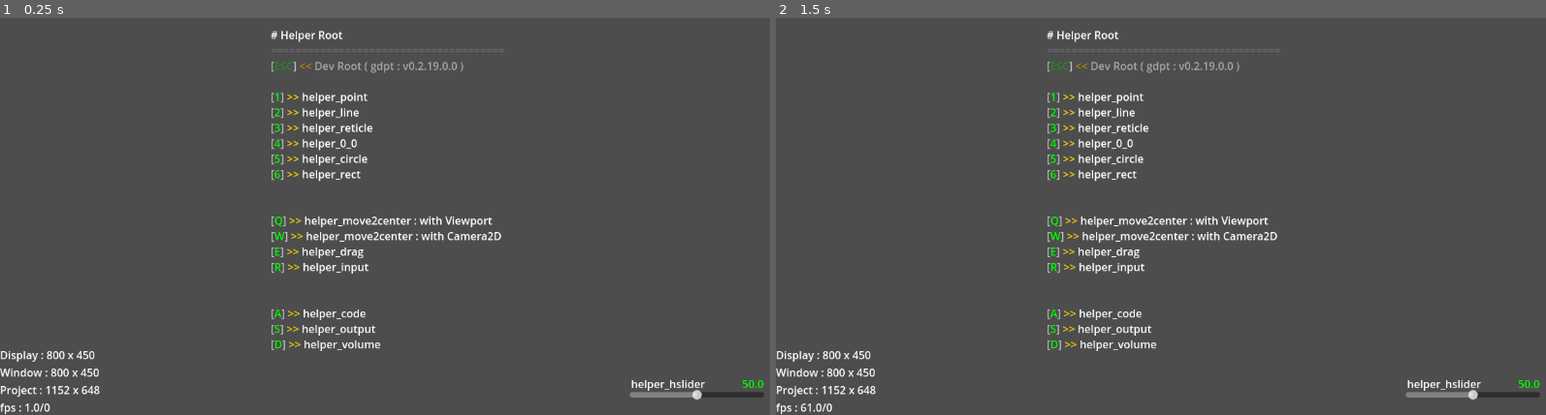
Above: before the commit, frames 1-2 (left to right).
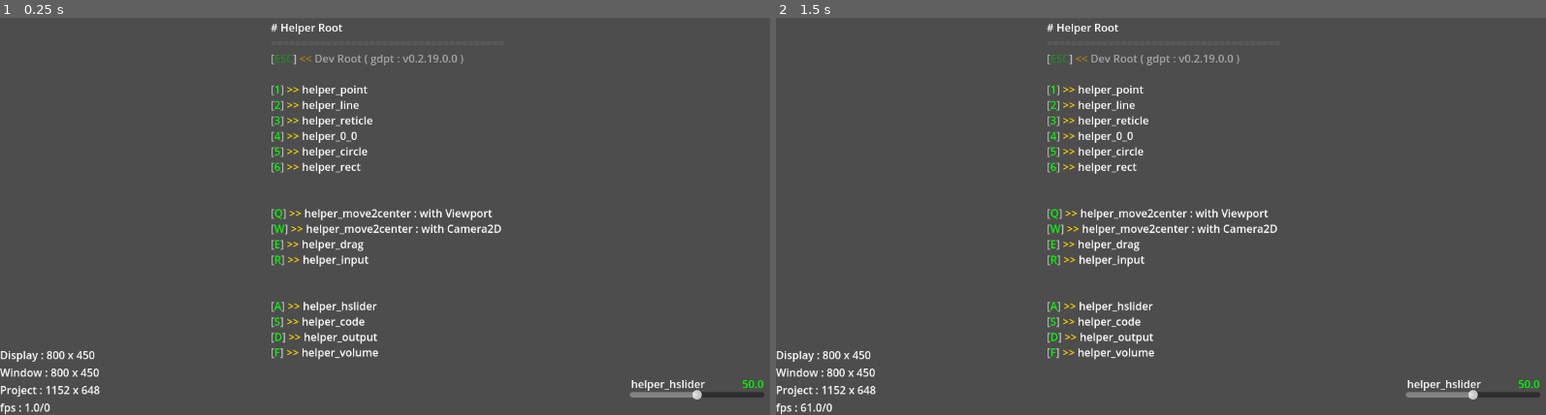
Above: after the commit, the same moments.

Repository: R2Road/godot_play_tool
Game: Godot game, scene res://test_helper/test_helper_root.tscn
The game is run twice, just before and just after one commit, with the same random seed, the same clock (stepped at 60 frames per second) and the same inputs. This scene is started directly instead of the project's main scene.
Inputs (mouse positions are in pixels of both pictures, inside the frame that each line leads up to):
- Up to frame 1 (0.25 s): no input
- Up to frame 2 (1.5 s): tap Enter at 0.5 s; move the mouse to (1338, 176) at 0.52 s; hold D 0.53-1.25 s; tap F at 0.6 s; click (1338, 176) at 0.67 s; tap Space at 0.77 s; tap 1 at 0.8 s; drag from (1007, 220) to (1122, 283) at 1.27 s

The runs differ from the first frame. In frame 1, 4.6% of the frame differs, in the area x 35-66%, y 1-87%; in frame 2, 4.6%.
Error in both runs: Out of bounds get index '1' (on base: 'Array[Dictionary]') (res://addons/godot_play_tool/scene/gdpt_scene.gd:25)

Commit message:
add scene : test_helper___hslider

Diff:
--- /dev/null
+++ b/project/test_helper/test_helper___hslider.gd
@@ -0,0 +1,20 @@
+class_name test_helper___hslider extends GDPTScene
+
+
+
+### GDPT Override ################################################
+static func scene_name()->String:
+	return "helper_hslider"
+
+static func scene_path()->String:
+	return super.scene_path()
+
+
+
+### Override #####################################################
+func _ready():
+	pam.set_name( scene_name() )
+	pam.add_split()
+	pam.add_back( Key.KEY_ESCAPE )
+	pam.add_split()
+	build_summary( eSceneType.TEST )
--- /dev/null
+++ b/project/test_helper/test_helper___hslider.tscn
@@ -0,0 +1,24 @@
+[gd_scene load_steps=3 format=3 uid="uid://r2fbbeyke56s"]
+
+[ext_resource type="Script" uid="uid://bs8nnec2f1uyc" path="res://test_helper/test_helper___hslider.gd" id="1_dpr03"]
+[ext_resource type="PackedScene" uid="uid://drl1ho8d50ug8" path="res://addons/godot_play_tool/helper/helper_hslider.tscn" id="2_dpr03"]
+
+[node name="test_helper___hslider" type="Node2D"]
+script = ExtResource("1_dpr03")
+
+[node name="Camera2D" type="Camera2D" parent="."]
+
+[node name="CanvasLayer" type="CanvasLayer" parent="."]
+
+[node name="helper_hslider" parent="CanvasLayer" instance=ExtResource("2_dpr03")]
+anchors_preset = 8
+anchor_left = 0.5
+anchor_top = 0.5
+anchor_right = 0.5
+anchor_bottom = 0.5
+offset_left = -100.0
+offset_top = -8.0
+offset_right = 100.0
+offset_bottom = 8.0
+grow_horizontal = 2
+grow_vertical = 2
--- a/project/test_helper/test_helper_root.gd
+++ b/project/test_helper/test_helper_root.gd
@@ -32,8 +32,9 @@
 	pam.add_mover( test_helper___input.scene_name(),	Key.KEY_R, test_helper___input.scene_path() )
 	pam.add_lf()
 	pam.add_lf()
-	pam.add_mover( test_helper___code.scene_name(),		Key.KEY_A, test_helper___code.scene_path() )
-	pam.add_mover( test_helper___output.scene_name(),	Key.KEY_S, test_helper___output.scene_path() )
-	pam.add_mover( test_helper___volume.scene_name(),	Key.KEY_D, test_helper___volume.scene_path() )
+	pam.add_mover( test_helper___hslider.scene_name(),	Key.KEY_A, test_helper___hslider.scene_path() )
+	pam.add_mover( test_helper___code.scene_name(),		Key.KEY_S, test_helper___code.scene_path() )
+	pam.add_mover( test_helper___output.scene_name(),	Key.KEY_D, test_helper___output.scene_path() )
+	pam.add_mover( test_helper___volume.scene_name(),	Key.KEY_F, test_helper___volume.scene_path() )
 	pam.add_lf()
 	build_summary( eSceneType.ROOT )
Not shown, added: project/test_helper/test_helper___hslider.gd.uid
